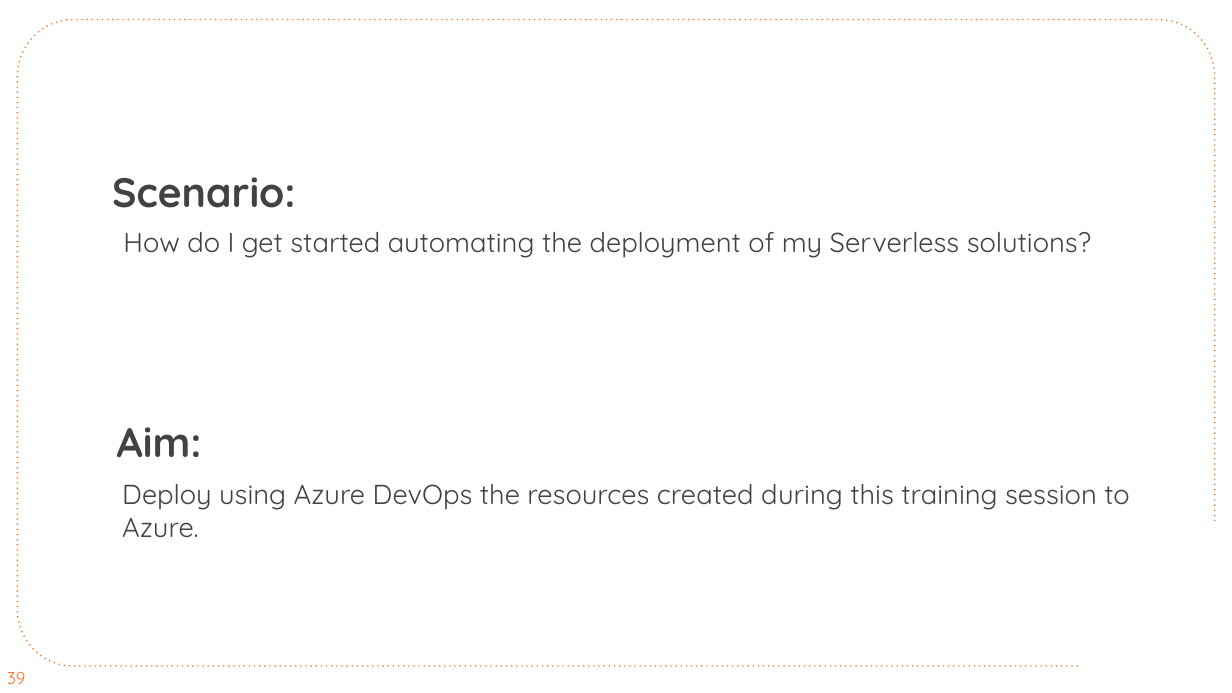
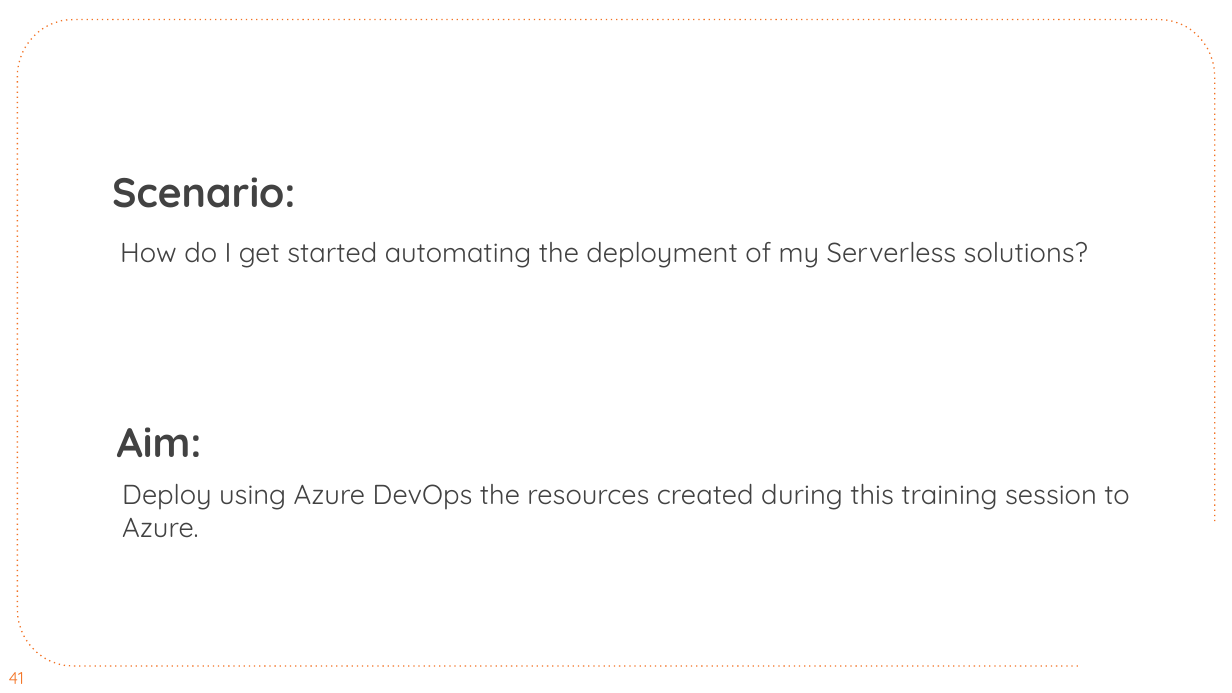
Before and after one commit to CloudSpecOps/Serverless-Architectures-with-Azure, a slide deck: slide 41 of Session Presentation/Azure-Serverless-Architecture-Session-Day-2.pptx (slide 39 before the commit). Drawn at 1232x693 pixels with LibreOffice and Linux fonts; fonts in the diff are those of the drawing; background and template pictures are left out. Boxes give left, top, right and bottom in pixels: in the first picture for what was removed or moved away, otherwise in the second. Text is boxed around its words. In the diff, an @@ line names an element or a change of style, - is before the commit and + after.

```diff
--- a/Session Presentation/Azure-Serverless-Architecture-Session-Day-2.pptx
+++ b/Session Presentation/Azure-Serverless-Architecture-Session-Day-2.pptx
@@ text "How do I get started ...": place and size @@
-text "How do I get started ..." at <box>123,232,1091,258</box>
+text "How do I get started ..." at <box>120,242,1088,268</box>
@@ page number at <box>9,672,24,684</box>: text changed @@
-39
+41
```
Also in this commit, not shown: 6 other slides changed, 3 slides added, 1 slide removed.
